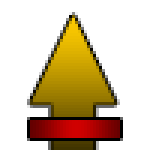
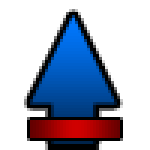
The second 150×150 image is a revision of the first. Changes to its layers:
painted on "Shape 1" over [51, 144, 96, 150]
